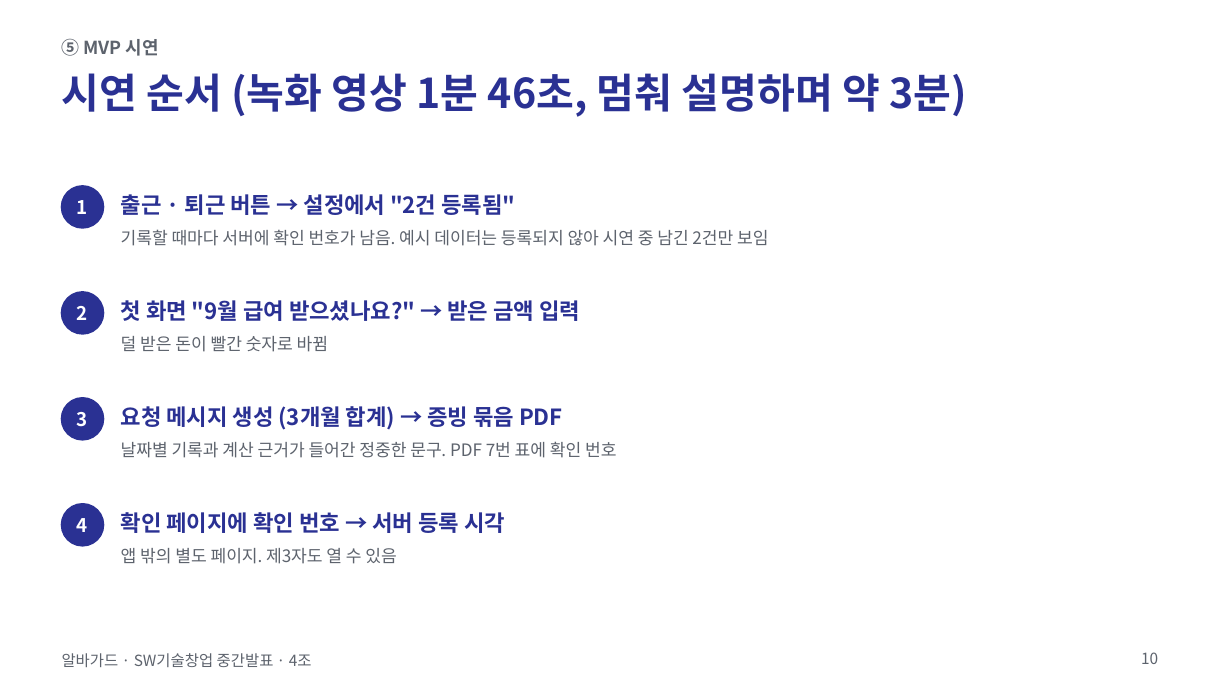
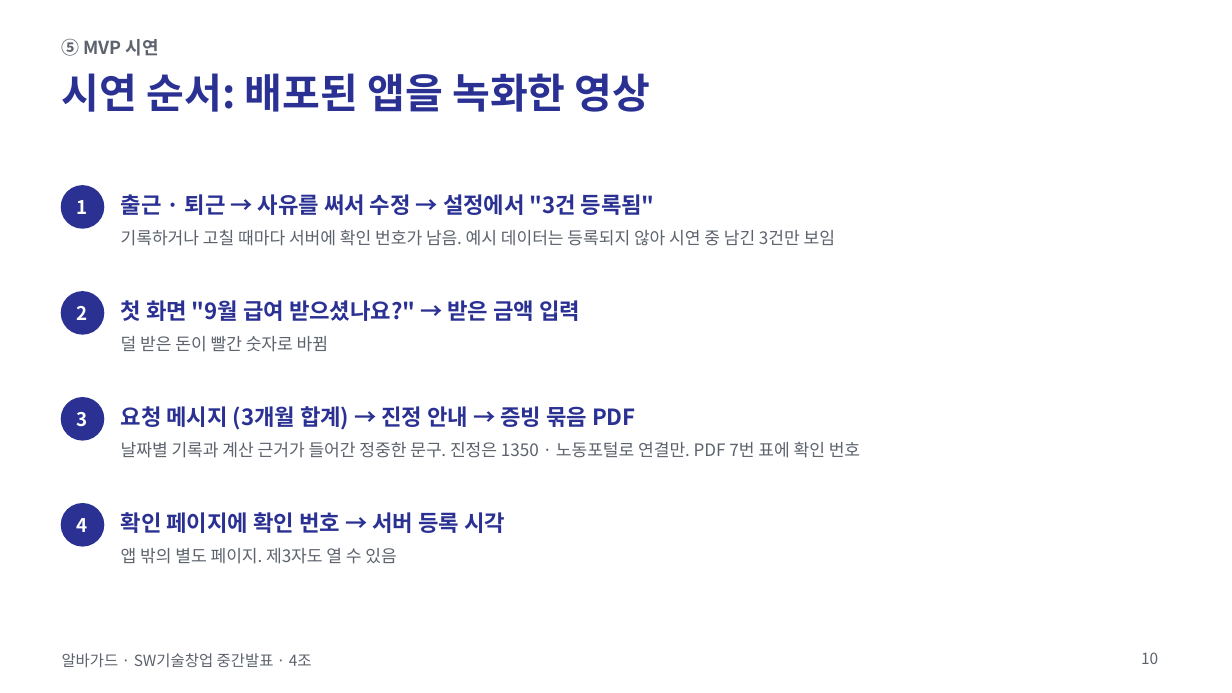
Before and after one commit to jihooni217/albaguard, a slide deck: slide 10 of docs/06_중간발표_PPT_간결판.pptx. Drawn at 1232x693 pixels with LibreOffice and Linux fonts; fonts in the diff are those of the drawing. Boxes give left, top, right and bottom in pixels: in the first picture for what was removed or moved away, otherwise in the second. Text is boxed around its words. In the diff, an @@ line names an element or a change of style, - is before the commit and + after.

```diff
--- a/docs/06_중간발표_PPT_간결판.pptx
+++ b/docs/06_중간발표_PPT_간결판.pptx
@@ title at bbox=[62, 73, 651, 112]: text changed @@
-시연 순서 (녹화 영상 1분 46초, 멈춰 설명하며 약 3분)
+시연 순서: 배포된 앱을 녹화한 영상
@@ text at bbox=[121, 194, 655, 215]: text changed @@
-출근 · 퇴근 버튼 → 설정에서 "2건 등록됨"
+출근 · 퇴근 → 사유를 써서 수정 → 설정에서 "3건 등록됨"
@@ text at bbox=[121, 229, 835, 246]: text changed @@
-기록할 때마다 서버에 확인 번호가 남음. 예시 데이터는 등록되지 않아 시연 중 남긴 2건만 보임
+기록하거나 고칠 때마다 서버에 확인 번호가 남음. 예시 데이터는 등록되지 않아 시연 중 남긴 3건만 보임
@@ text at bbox=[121, 406, 636, 430]: text changed @@
-요청 메시지 생성 (3개월 합계) → 증빙 묶음 PDF
+요청 메시지 (3개월 합계) → 진정 안내 → 증빙 묶음 PDF
@@ text at bbox=[121, 442, 860, 458]: text changed @@
-날짜별 기록과 계산 근거가 들어간 정중한 문구. PDF 7번 표에 확인 번호
+날짜별 기록과 계산 근거가 들어간 정중한 문구. 진정은 1350 · 노동포털로 연결만. PDF 7번 표에 확인 번호
```
Also in this commit, not shown: 5 other slides changed, 1 other file.
